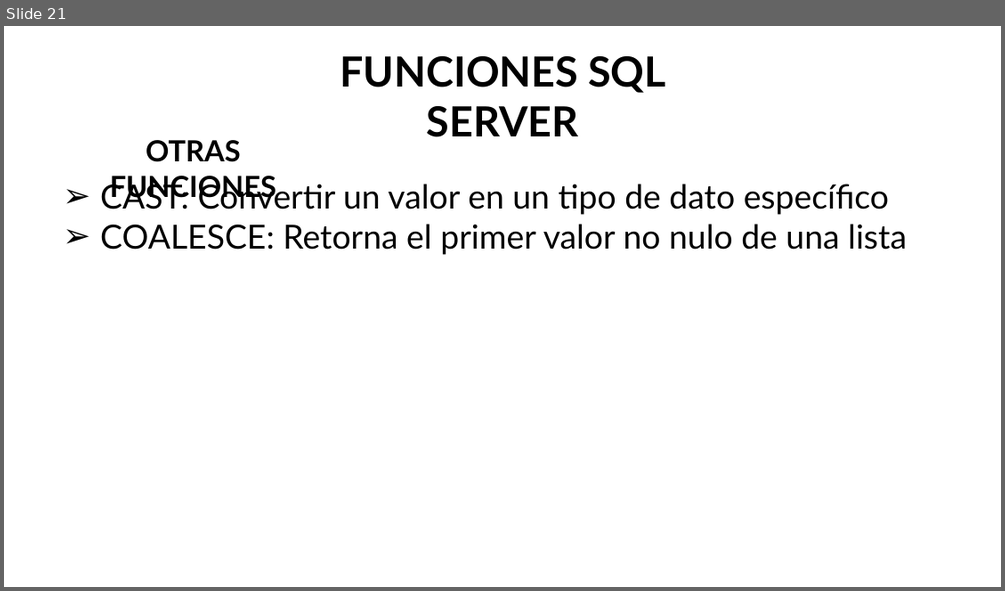
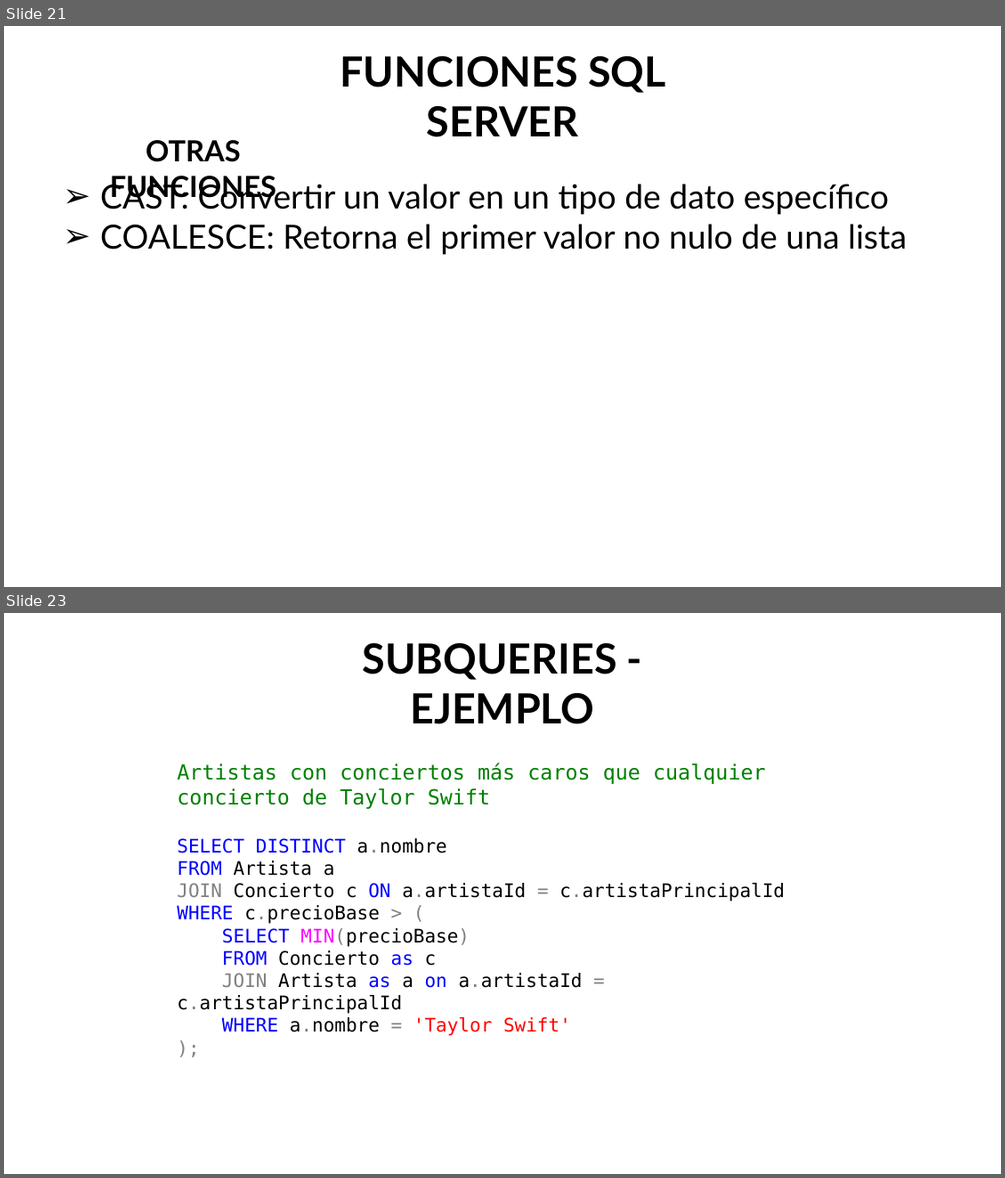
Before and after one commit to mateoloperac/Fundamentos-de-Bases-de-Datos, a slide deck: 02 - Introducción a bases de datos.pptx. Shown one above the other, each under a label of ours: slide 21 before the commit, slides 21 and 23 after it; the slides between them are not shown. The pictures are 1005x591 and 1005x1178 pixels, drawn with LibreOffice and Linux fonts; fonts in the diff are those of the drawing; background and template pictures are left out. Boxes give left, top, right and bottom in pixels: in the first picture for what was removed or moved away, otherwise in the second. Text is boxed around its words. In the diff, an @@ line names an element or a change of style, - is before the commit and + after.

```diff
--- a/02 - Introducción a bases de datos.pptx
+++ b/02 - Introducción a bases de datos.pptx
@@ slide 23 added at <box>4,613,1001,1174</box>, background picture (left out) @@
@@ text added at <box>363,643,617,724</box>, 40 pt, text #000000, bold @@
+SUBQUERIES - EJEMPLO
@@ text added at <box>177,763,785,1036</box>, 18 pt, text #000000 @@
+Artistas con conciertos más caros que cualquier concierto de Taylor Swift
+SELECT DISTINCT a.nombre
+FROM Artista a
+JOIN Concierto c ON a.artistaId = c.artistaPrincipalId
+WHERE c.precioBase > (
+SELECT MIN(precioBase)
+FROM Concierto as c
+JOIN Artista as a on a.artistaId = c.artistaPrincipalId
+WHERE a.nombre = 'Taylor Swift'
+);
```
Also in this commit, not shown: 2 slides changed, 2 other slides added, 6 other files.
